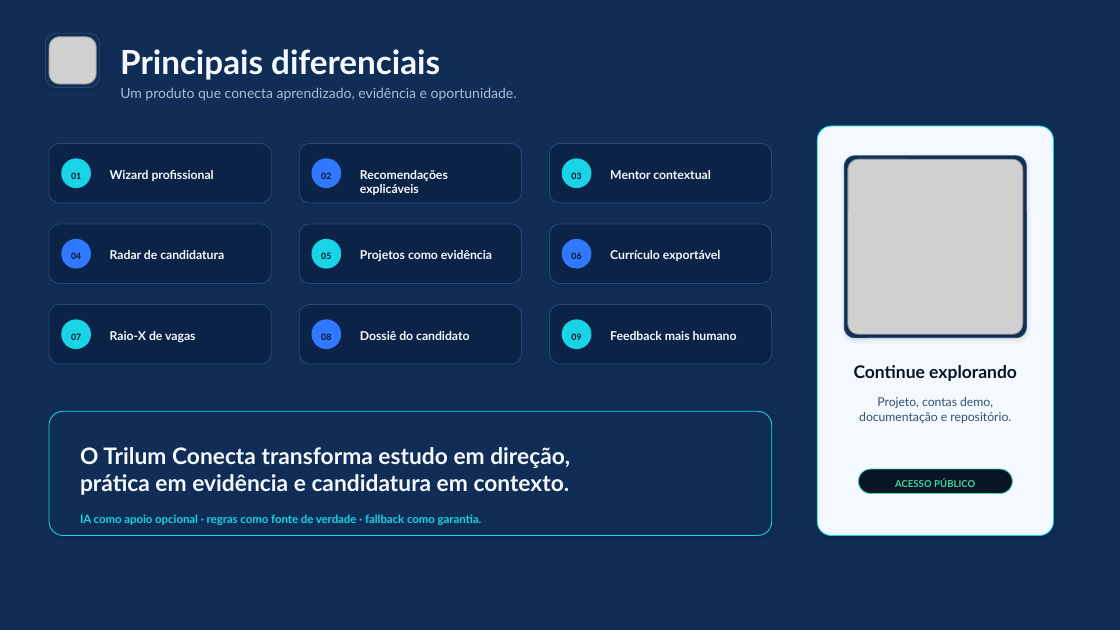
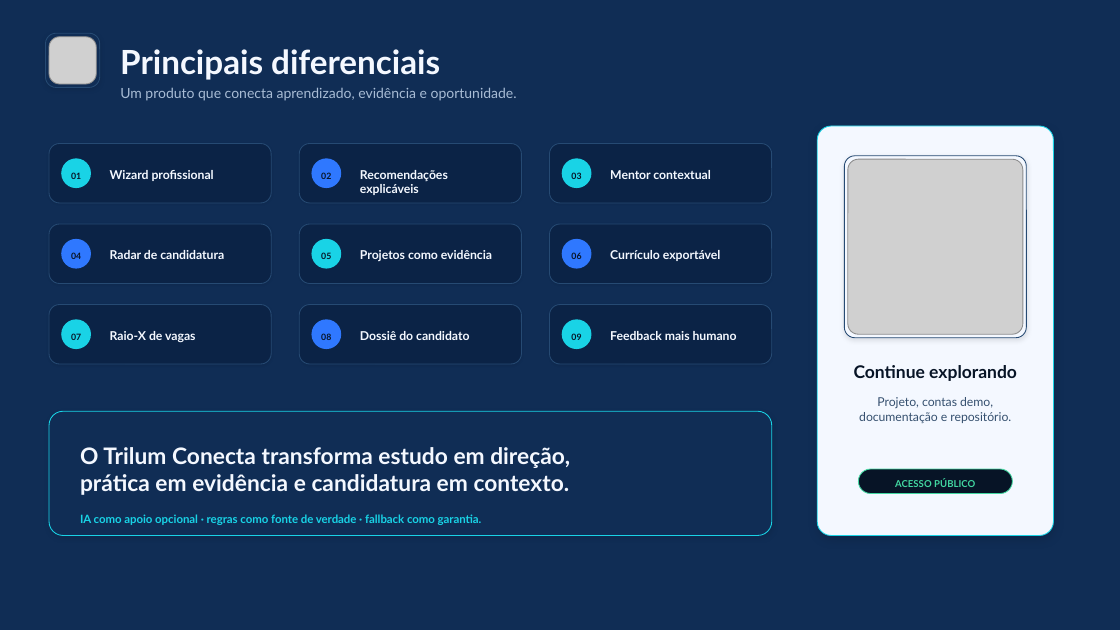
Before and after one commit to JeffersonSantosKn/Riseup---Projeto-Front, a slide deck: slide 6 of public/materiais/trilum-conecta-coday-2026-apresentacao.pptx. Drawn at 1120x630 pixels with LibreOffice and Linux fonts; fonts in the diff are those of the drawing; grey boxes stand for pictures; background and template pictures are left out. Boxes give left, top, right and bottom in pixels: in the first picture for what was removed or moved away, otherwise in the second. Text is boxed around its words. In the diff, an @@ line names an element or a change of style, - is before the commit and + after.

```diff
--- a/public/materiais/trilum-conecta-coday-2026-apresentacao.pptx
+++ b/public/materiais/trilum-conecta-coday-2026-apresentacao.pptx
@@ rounded rectangle at <box>844,155,1027,338</box>: fill #102D55 to #F4F8FF @@
```
Also in this commit, not shown: 1 other slide changed, 3 other files.
